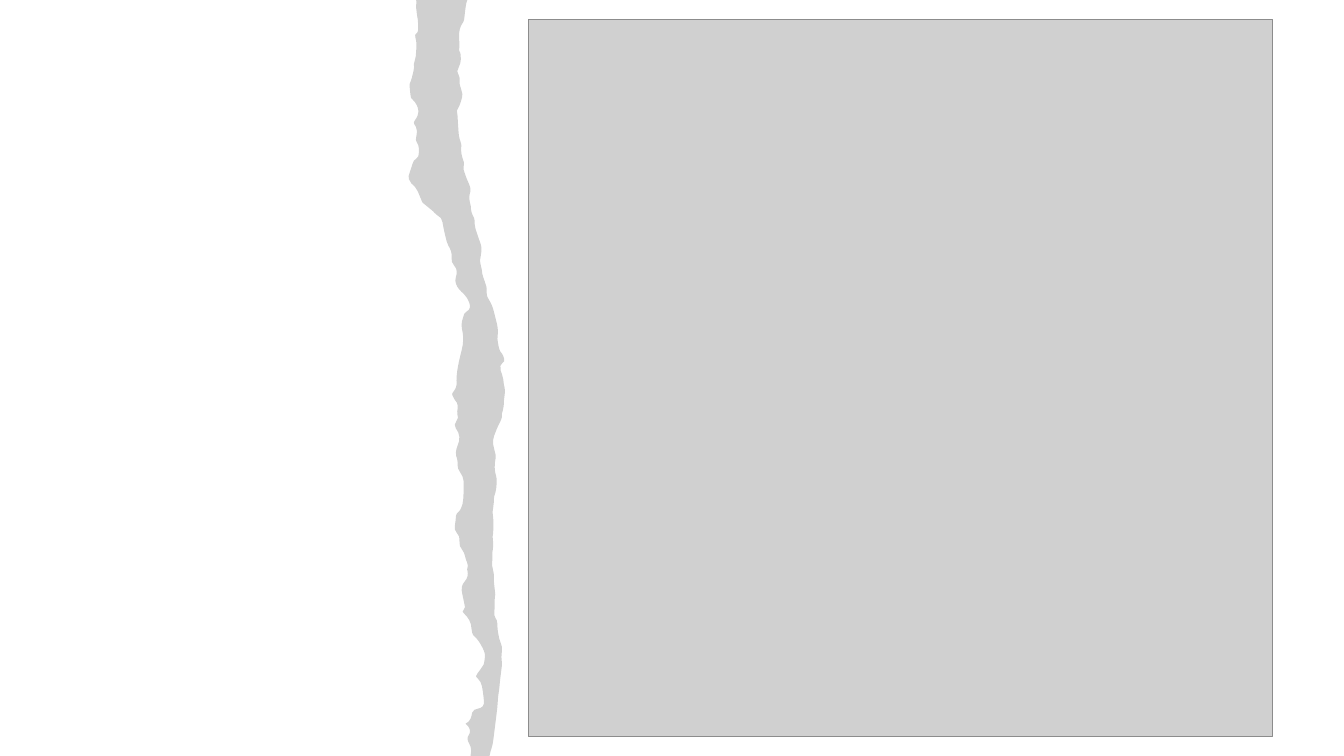
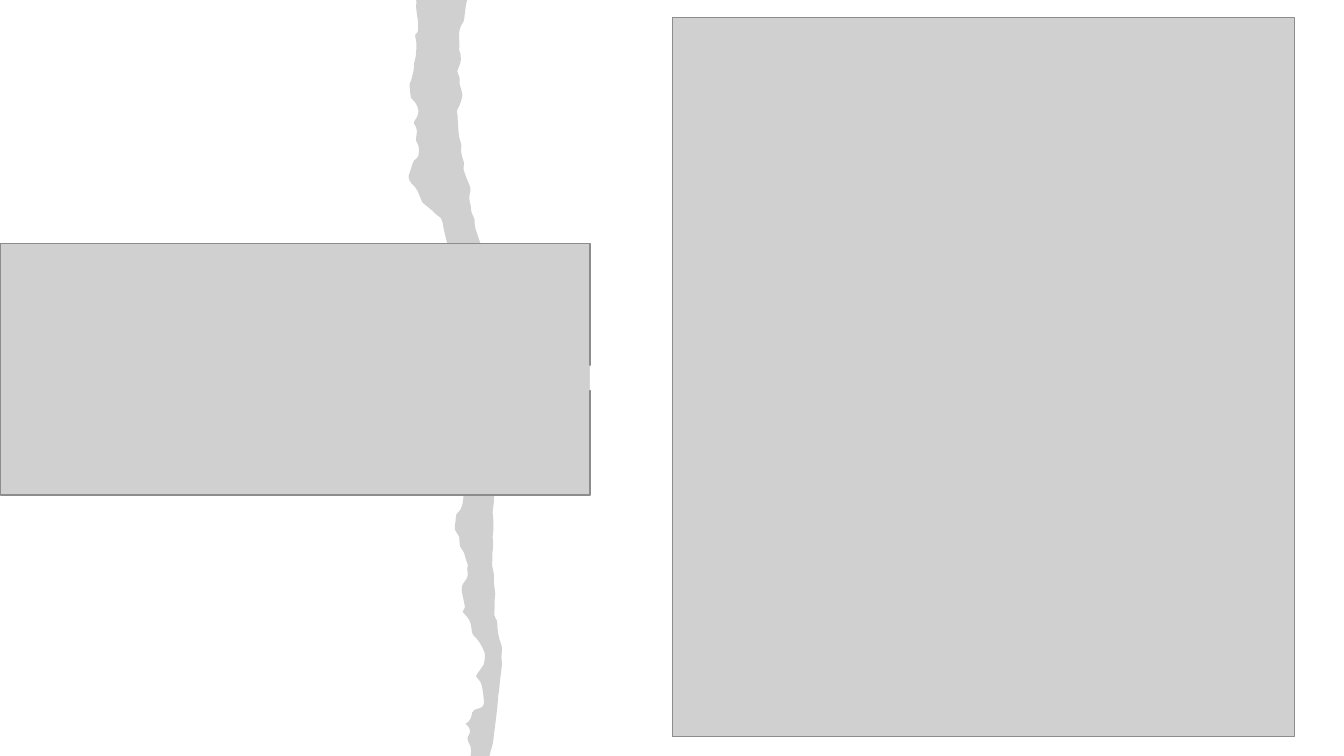
Before and after one commit to mjunSung/AIFFEL_rs_10th_DLThon, a slide deck: slide 11 of data/DLthon.pptx. Drawn at 1344x756 pixels with LibreOffice and Linux fonts; fonts in the diff are those of the drawing; grey boxes stand for pictures. Boxes give left, top, right and bottom in pixels: in the first picture for what was removed or moved away, otherwise in the second. Text is boxed around its words. In the diff, an @@ line names an element or a change of style, - is before the commit and + after.

```diff
--- a/data/DLthon.pptx
+++ b/data/DLthon.pptx
@@ picture: place and size @@
-picture at [528,19,1273,736]
+picture at [673,18,1295,737]
@@ picture added at [0,243,590,495] @@
@@ right arrow added at [591,355,673,401], fill #FFFFFF, outline #FFFFFF 1 pt @@
```
Also in this commit, not shown: 4 other slides changed, 4 slides added, 1 other file.
